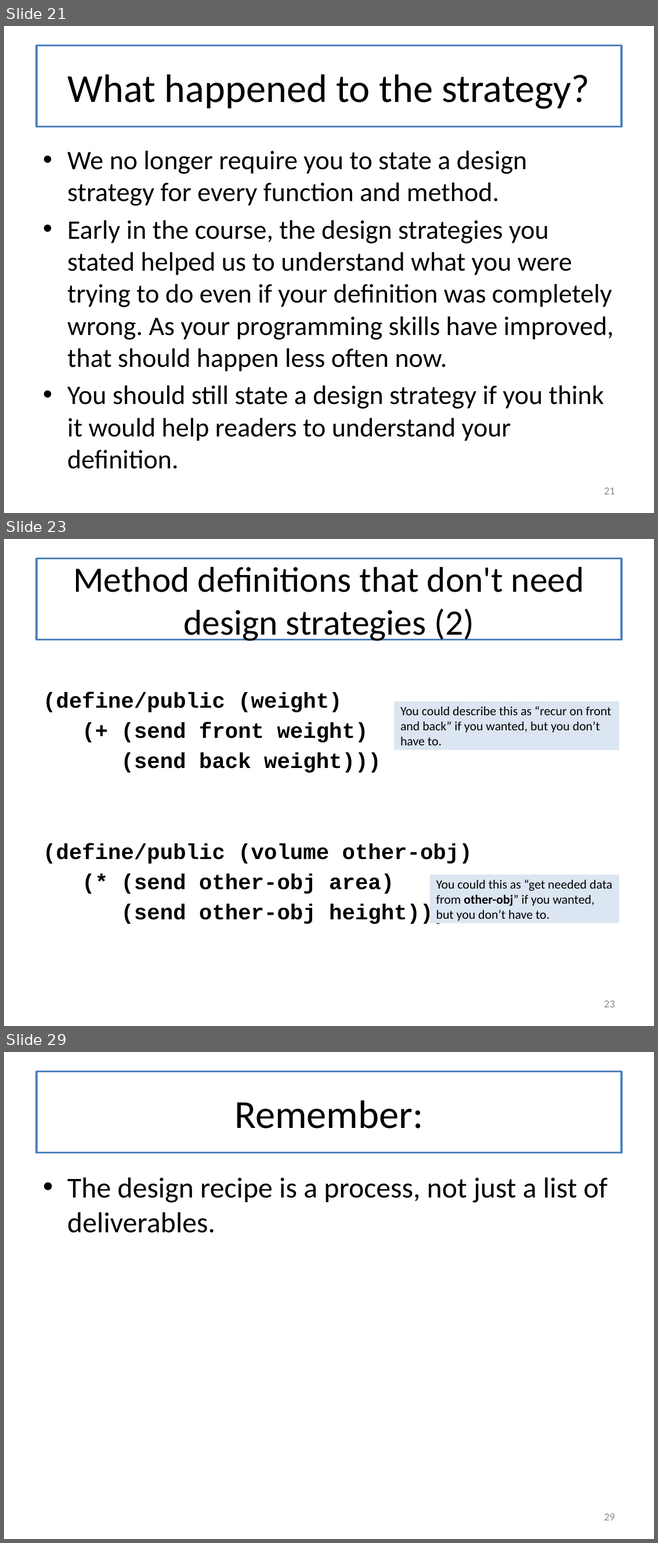
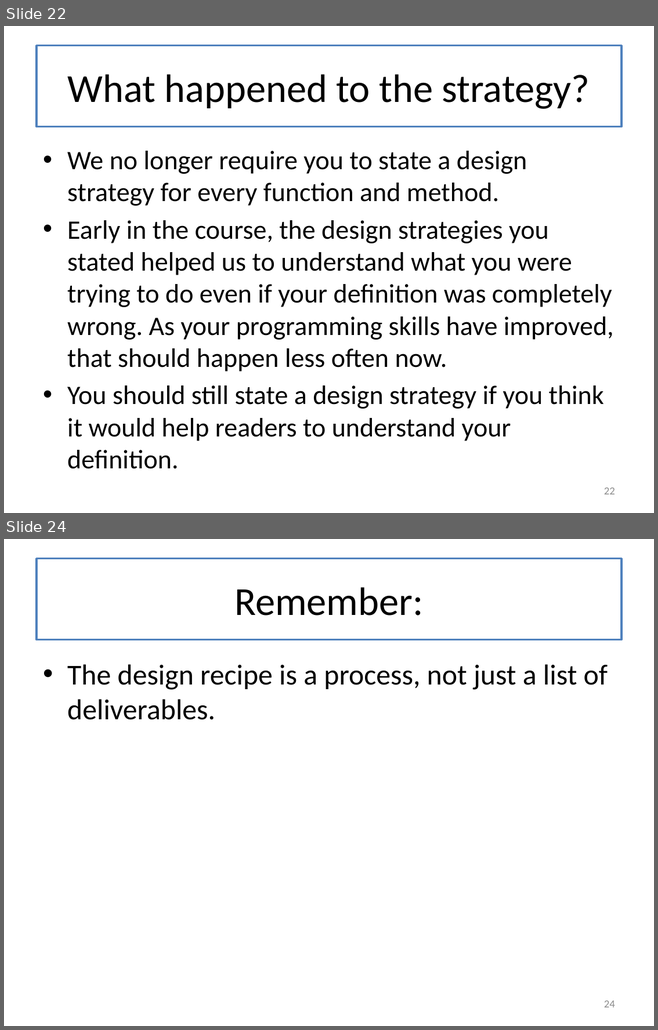
Before and after one commit to mwand/cs5010f17, a slide deck: Slides/Lesson 9.5 The Design Recipe Using Classes.pptx. Shown one above the other, each under a label of ours: slides 21, 23 and 29 before the commit, slides 22 and 24 after it; the slides between them are not shown. The pictures are 658x1543 and 658x1030 pixels, drawn with LibreOffice and Linux fonts; fonts in the diff are those of the drawing. Boxes give left, top, right and bottom in pixels: in the first picture for what was removed or moved away, otherwise in the second. Text is boxed around its words. In the diff, an @@ line names an element or a change of style, - is before the commit and + after.

```diff
--- a/Slides/Lesson 9.5 The Design Recipe Using Classes.pptx
+++ b/Slides/Lesson 9.5 The Design Recipe Using Classes.pptx
@@ slide 23 removed at bbox=[4, 539, 654, 1026], background #FFFFFF @@
@@ title removed at bbox=[36, 559, 621, 640] @@
-Method definitions that don't need design strategies (2)
@@ text removed at bbox=[43, 692, 472, 924] @@
-(define/public (weight)
-(+ (send front weight)
-(send back weight)))
-(define/public (volume other-obj)
-(* (send other-obj area)
-(send other-obj height)))
@@ rectangle removed at bbox=[394, 701, 619, 750] @@
-You could describe this as “recur on front and back” if you wanted, but you don’t have to.
@@ rectangle removed at bbox=[430, 875, 619, 924] @@
-You could this as “get needed data from other-obj” if you wanted, but you don’t have to.
@@ page number removed at bbox=[604, 1001, 615, 1008] @@
-23
@@ what was slide 21 is now slide 22 @@
@@ page number at bbox=[604, 488, 615, 495]: text changed @@
-21
+22
@@ what was slide 29 is now slide 24 @@
@@ page number at bbox=[604, 1001, 615, 1008]: text changed @@
-29
+24
```
Also in this commit, not shown: 4 slides changed, 1 slide added, 5 other slides removed, 3 other files.
